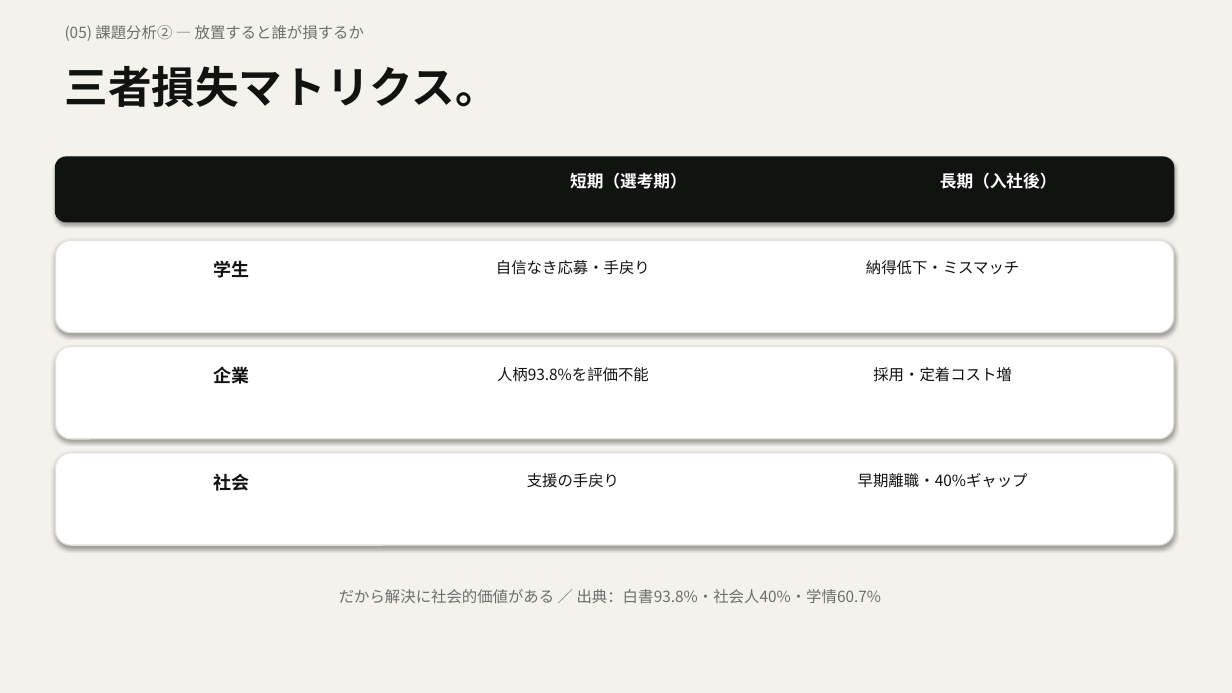
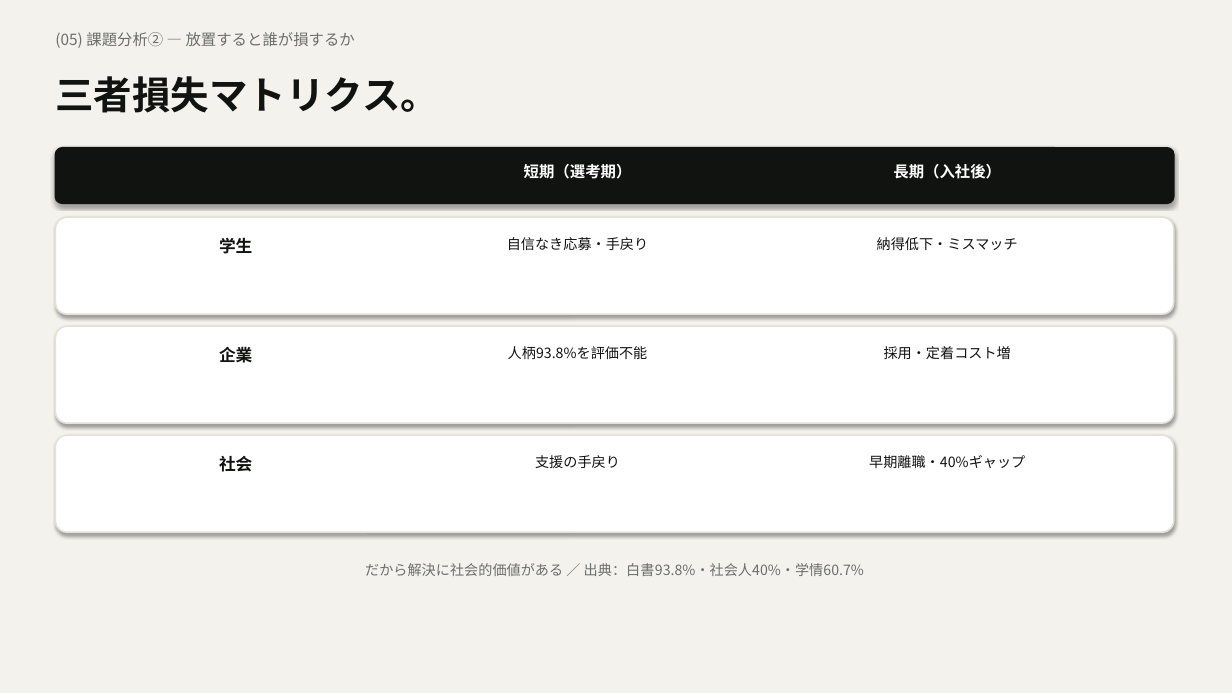
Before and after one commit to taku010201040/jibun-mayogo-2026, a slide deck: slide 6 of kadai.pptx. Drawn at 1232x693 pixels with LibreOffice and Linux fonts; fonts in the diff are those of the drawing. Boxes give left, top, right and bottom in pixels: in the first picture for what was removed or moved away, otherwise in the second. Text is boxed around its words. In the diff, an @@ line names an element or a change of style, - is before the commit and + after.

Commit message:
fix: rebuild pptx layout (anchor/fonts/aspect)

```diff
--- a/kadai.pptx
+++ b/kadai.pptx
@@ text "(05) 課題分析② — 放置すると誰が損するか" at <box>55,32,355,48</box>: line spacing 1 to 1.15 @@
@@ text "三者損失マトリクス。" at <box>55,76,439,113</box>: size 34 to 30 pt; line spacing 1 to 1.15 @@
@@ rounded rectangle: place and size @@
-rounded rectangle at <box>55,157,1174,222</box>
+rounded rectangle at <box>55,148,1174,203</box>
@@ rounded rectangle at <box>55,148,1174,203</box>: outline #111311 1 pt to #111311 1.25 pt; proportions changed @@
@@ text "短期（選考期）": place and size @@
-text "短期（選考期）" at <box>570,172,687,189</box>
+text "短期（選考期）" at <box>524,164,632,179</box>
@@ text "短期（選考期）" at <box>524,164,632,179</box>: size 13 to 12 pt; line spacing 1 to 1.15 @@
@@ text "長期（入社後）" at <box>893,164,1001,179</box>: size 13 to 12 pt; line spacing 1 to 1.15 @@
@@ text "長期（入社後）": place and size @@
-text "長期（入社後）" at <box>940,172,1057,189</box>
+text "長期（入社後）" at <box>893,164,1001,179</box>
@@ outline #E5E1D8 1 pt to #E5E1D8 1.25 pt; proportions changed in 3 elements at <box>55,435,1174,532</box>, <box>55,326,1174,423</box>, <box>55,217,1174,314</box> @@
@@ rounded rectangle: place and size @@
-rounded rectangle at <box>55,240,1174,333</box>
+rounded rectangle at <box>55,217,1174,314</box>
@@ size 14 to 13 pt; line spacing 1 to 1.15 in 3 elements at <box>219,456,252,472</box>, <box>219,346,252,363</box>, <box>219,237,252,254</box> @@
@@ text "学生": place and size @@
-text "学生" at <box>213,260,249,278</box>
+text "学生" at <box>219,237,252,254</box>
@@ text "自信なき応募・手戻り": place and size @@
-text "自信なき応募・手戻り" at <box>496,260,650,275</box>
+text "自信なき応募・手戻り" at <box>507,237,648,250</box>
@@ size 12 to 11 pt; line spacing 1 to 1.15 in 7 elements at <box>535,455,620,468</box>, <box>869,455,1025,468</box>, <box>508,346,648,359</box>, <box>884,346,1011,359</box>, <box>365,563,864,576</box>, <box>507,237,648,250</box>, <box>877,237,1018,250</box> @@
@@ text "納得低下・ミスマッチ": place and size @@
-text "納得低下・ミスマッチ" at <box>866,260,1019,275</box>
+text "納得低下・ミスマッチ" at <box>877,237,1018,250</box>
@@ rounded rectangle: place and size @@
-rounded rectangle at <box>55,347,1174,439</box>
+rounded rectangle at <box>55,326,1174,423</box>
@@ text "企業": place and size @@
-text "企業" at <box>213,366,249,384</box>
+text "企業" at <box>219,346,252,363</box>
@@ text "人柄93.8%を評価不能": place and size @@
-text "人柄93.8%を評価不能" at <box>497,367,649,382</box>
+text "人柄93.8%を評価不能" at <box>508,346,648,359</box>
@@ text "採用・定着コスト増": place and size @@
-text "採用・定着コスト増" at <box>873,367,1011,382</box>
+text "採用・定着コスト増" at <box>884,346,1011,359</box>
@@ rounded rectangle: place and size @@
-rounded rectangle at <box>55,453,1174,545</box>
+rounded rectangle at <box>55,435,1174,532</box>
@@ text "社会": place and size @@
-text "社会" at <box>213,474,249,491</box>
+text "社会" at <box>219,456,252,472</box>
@@ text "支援の手戻り": place and size @@
-text "支援の手戻り" at <box>527,473,619,488</box>
+text "支援の手戻り" at <box>535,455,620,468</box>
@@ text "早期離職・40%ギャップ": place and size @@
-text "早期離職・40%ギャップ" at <box>858,473,1028,488</box>
+text "早期離職・40%ギャップ" at <box>869,455,1025,468</box>
@@ text "だから解決に社会的価値がある ／ 出典：白書93.8%・社会人40%・学情60.7%": place and size @@
-text "だから解決に社会的価値がある ／ 出典：白書93.8%・社会人40%・学情60.7%" at <box>339,589,882,603</box>
+text "だから解決に社会的価値がある ／ 出典：白書93.8%・社会人40%・学情60.7%" at <box>365,563,864,576</box>
```
Also in this commit, not shown: 6 other slides changed, 3 other files.
